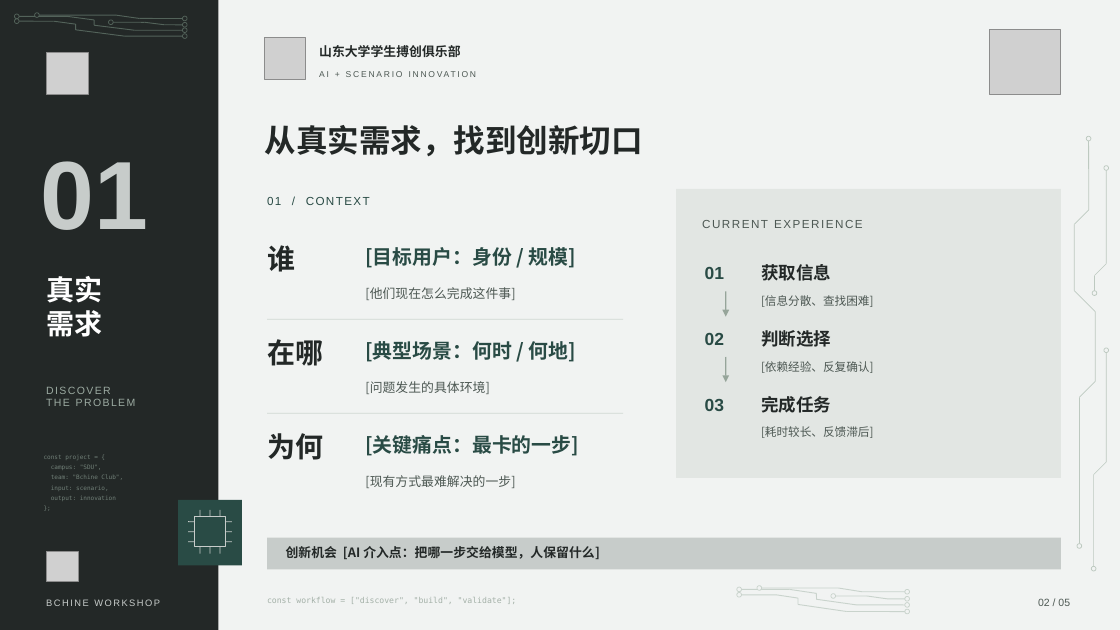
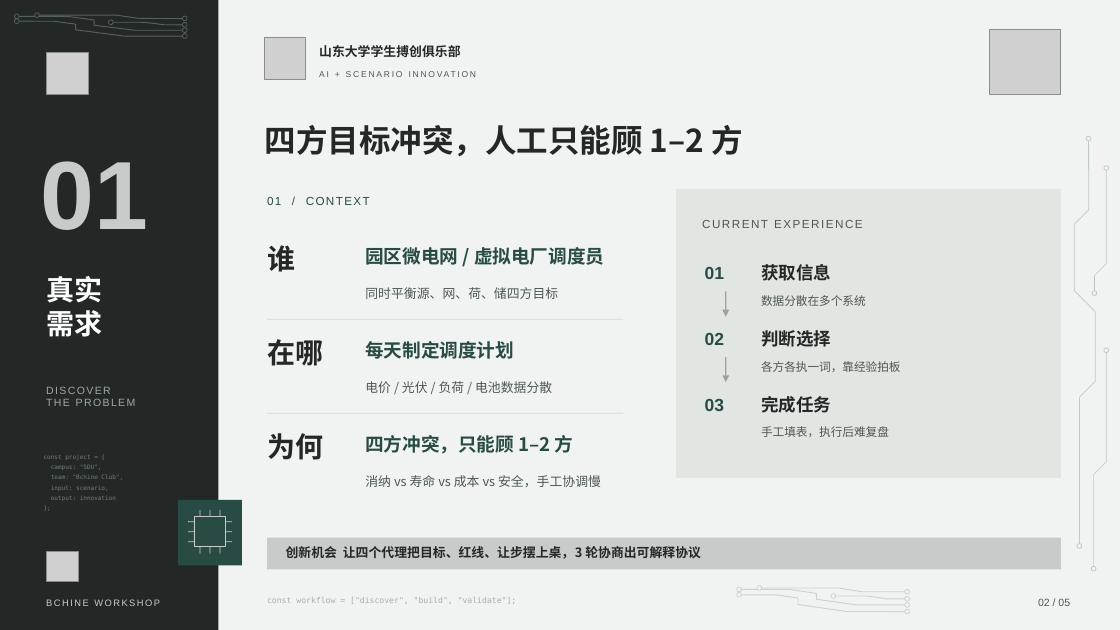
Before and after one commit to wzx666-source/-Workshop, a slide deck: slide 2 of deck/搏创workshop.pptx. Drawn at 1120x630 pixels with LibreOffice and Linux fonts; fonts in the diff are those of the drawing; grey boxes stand for pictures. Boxes give left, top, right and bottom in pixels: in the first picture for what was removed or moved away, otherwise in the second. Text is boxed around its words. In the diff, an @@ line names an element or a change of style, - is before the commit and + after.

```diff
--- a/deck/搏创workshop.pptx
+++ b/deck/搏创workshop.pptx
@@ text at box(265, 125, 743, 156): text changed @@
-从真实需求，找到创新切口
+四方目标冲突，人工只能顾 1–2 方
@@ text at box(365, 247, 604, 265): text changed; size 17 to 16 pt @@
-[目标用户：身份 / 规模]
+园区微电网 / 虚拟电厂调度员
@@ text at box(365, 287, 558, 299): text changed @@
-[他们现在怎么完成这件事]
+同时平衡源、网、荷、储四方目标
@@ text at box(761, 295, 866, 306): text changed @@
-[信息分散、查找困难]
+数据分散在多个系统
@@ text at box(365, 341, 514, 359): text changed; size 17 to 16 pt @@
-[典型场景：何时 / 何地]
+每天制定调度计划
@@ text at box(365, 381, 552, 393): text changed @@
-[问题发生的具体环境]
+电价 / 光伏 / 负荷 / 电池数据分散
@@ text at box(761, 361, 901, 372): text changed @@
-[依赖经验、反复确认]
+各方各执一词，靠经验拍板
@@ text at box(365, 435, 574, 454): text changed; size 17 to 16 pt @@
-[关键痛点：最卡的一步]
+四方冲突，只能顾 1–2 方
@@ text at box(761, 426, 889, 437): text changed @@
-[耗时较长、反馈滞后]
+手工填表，执行后难复盘
@@ text at box(365, 475, 601, 487): text changed @@
-[现有方式最难解决的一步]
+消纳 vs 寿命 vs 成本 vs 安全，手工协调慢
@@ text at box(286, 546, 701, 559): text changed @@
-创新机会 [AI 介入点：把哪一步交给模型，人保留什么]
+创新机会 让四个代理把目标、红线、让步摆上桌，3 轮协商出可解释协议
```
Also in this commit, not shown: 4 other slides changed, 33 other files.
